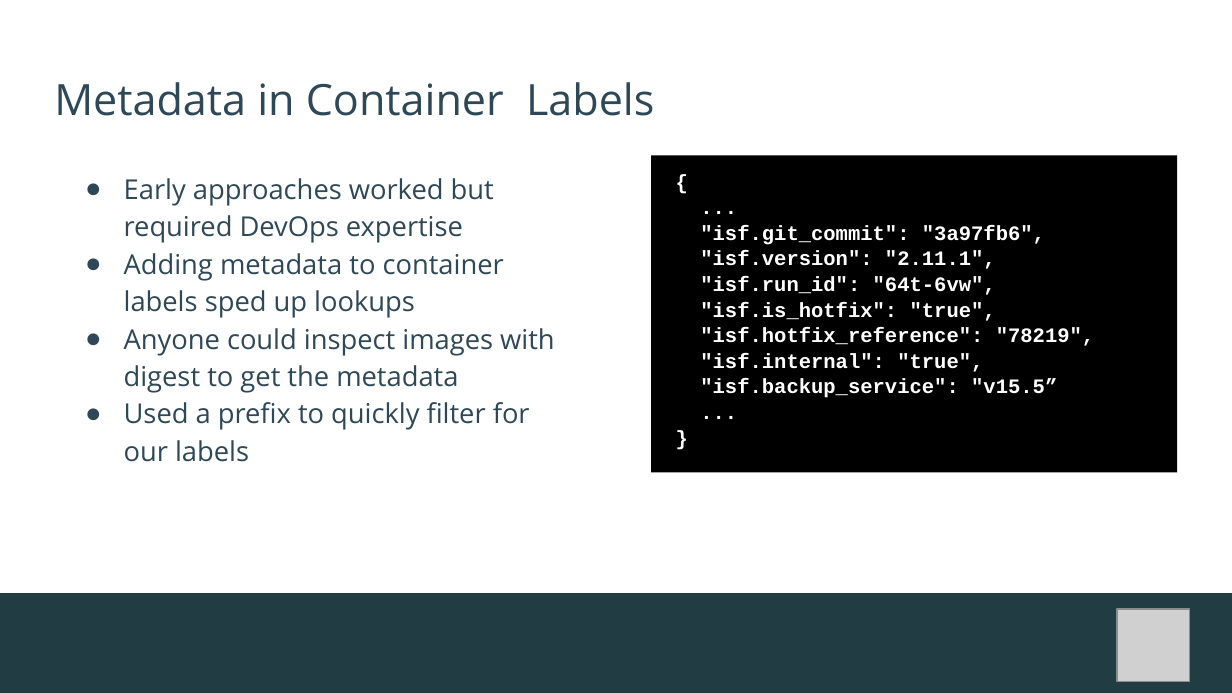
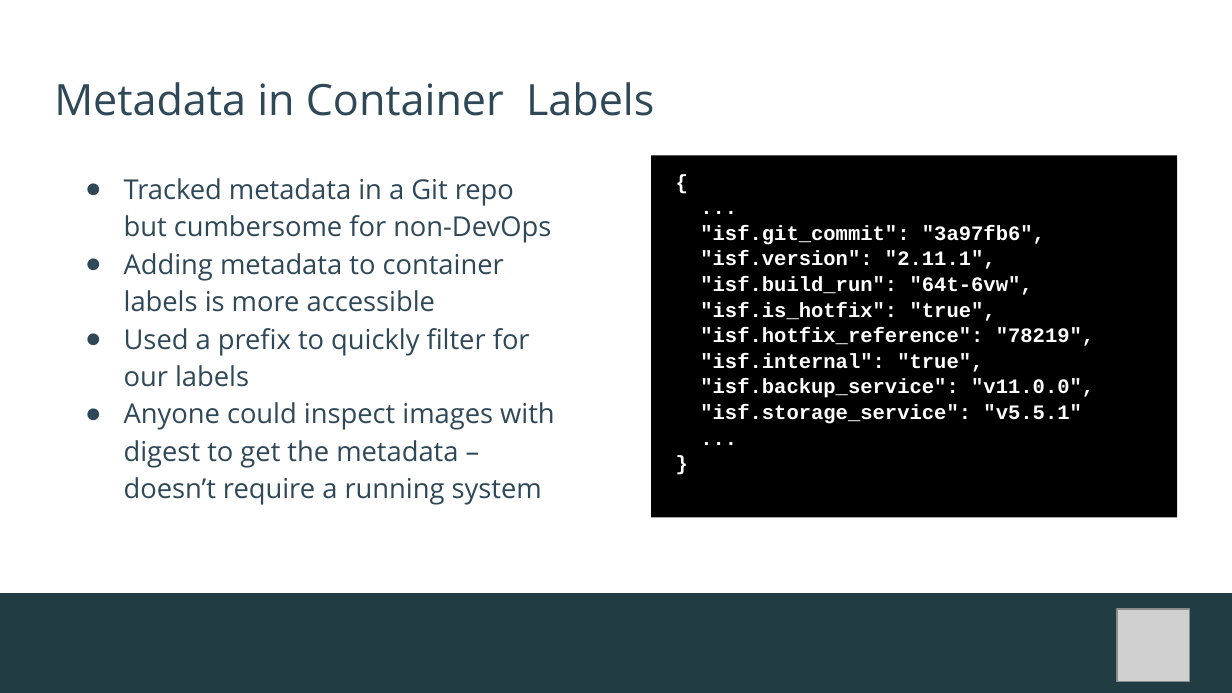
Before and after one commit to socheatsou/presentations, a slide deck: slide 3 of open-source-summit-na-2026/Artifacts-Metadata-OSS-NA26.pptx. Drawn at 1232x693 pixels with LibreOffice and Linux fonts; fonts in the diff are those of the drawing; grey boxes stand for pictures; background and template pictures are left out. Boxes give left, top, right and bottom in pixels: in the first picture for what was removed or moved away, otherwise in the second. Text is boxed around its words. In the diff, an @@ line names an element or a change of style, - is before the commit and + after.

```diff
--- a/open-source-summit-na-2026/Artifacts-Metadata-OSS-NA26.pptx
+++ b/open-source-summit-na-2026/Artifacts-Metadata-OSS-NA26.pptx
@@ text at <box>124,178,551,312</box>: text changed @@
-● Early approaches worked but required DevOps expertise
-● Adding metadata to container labels sped up lookups
-● Anyone could inspect images with digest to get the metadata
+● Tracked metadata in a Git repo
+  but cumbersome for non-DevOps
+● Adding metadata to container labels is more accessible
@@ text "{": place and size @@
-text "{" at <box>650,155,1177,473</box>
+text "{" at <box>650,155,1177,517</box>
@@ text at <box>700,276,1033,295</box>: text changed @@
-"isf.run_id": "64t-6vw",
+"isf.build_run": "64t-6vw",
@@ text at <box>700,379,1094,424</box>: text changed @@
-"isf.backup_service": "v15.5”
+"isf.backup_service": "v11.0.0",
+"isf.storage_service": "v5.5.1"
@@ text at <box>124,402,554,505</box>: paragraph added @@
+● Anyone could inspect images with digest to get the metadata – doesn’t require a running system
```
Also in this commit, not shown: 4 other slides changed.
